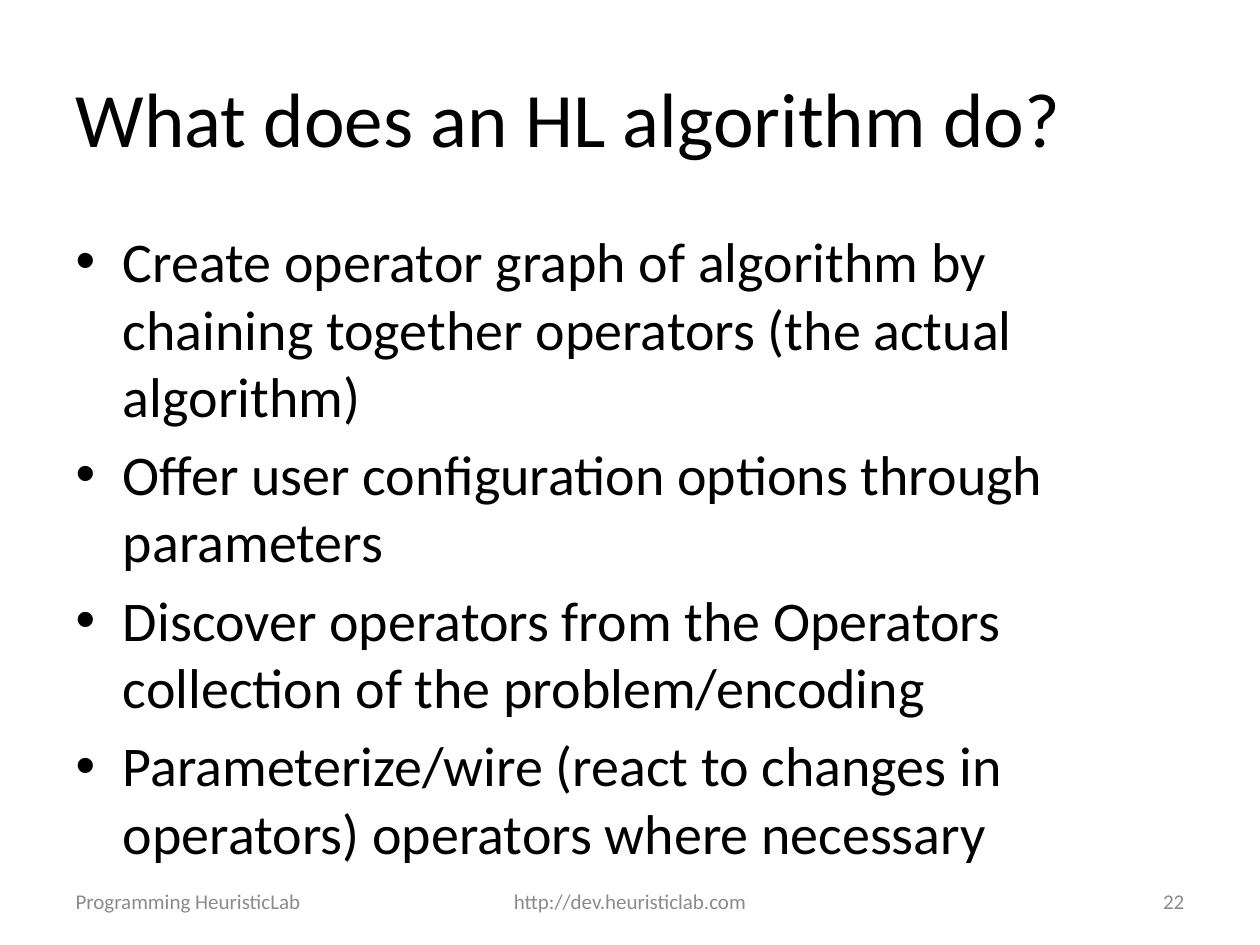
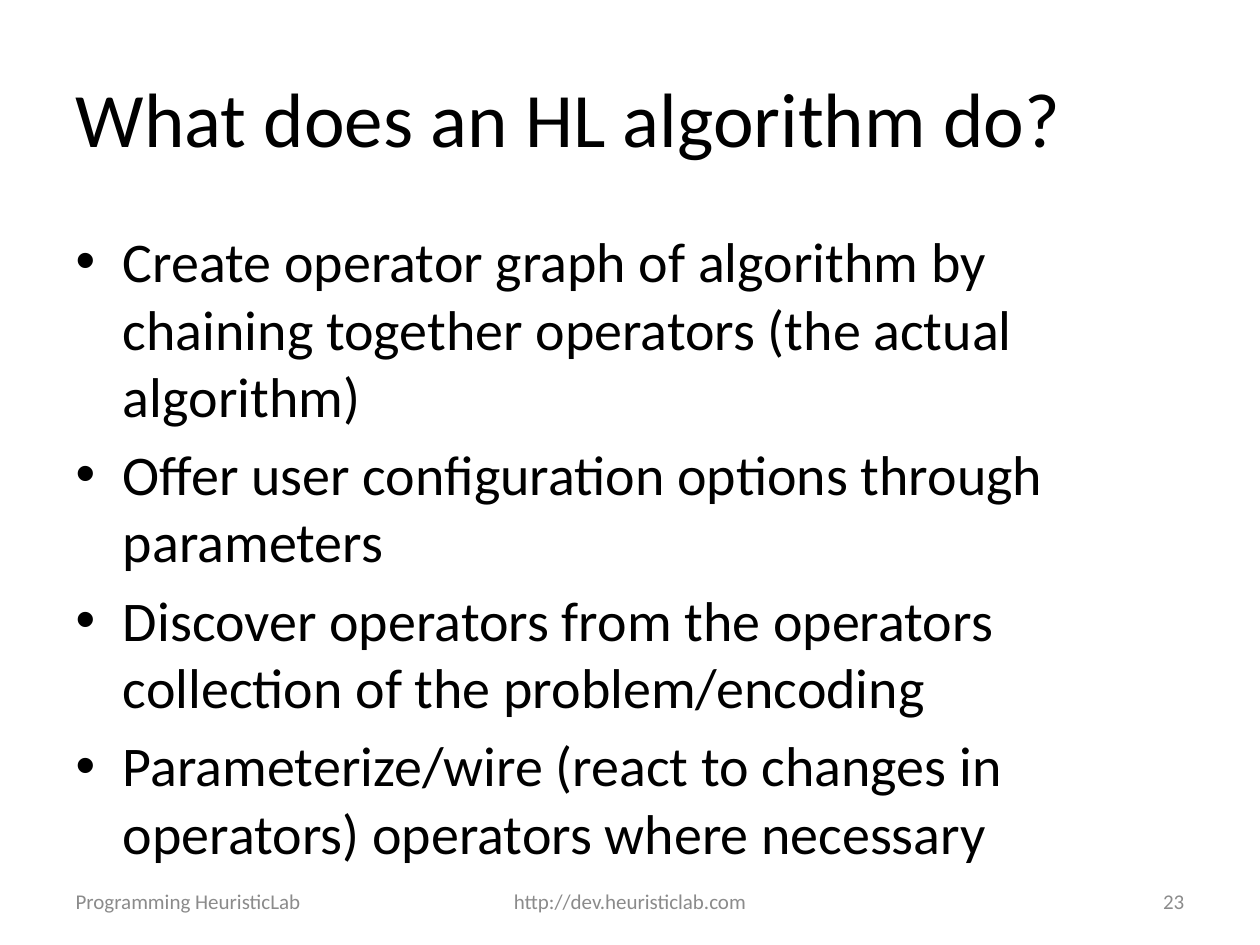
Before and after one commit to heal-research/HeuristicLab, a slide deck: slide 23 of documentation/Tutorials/Programming HeuristicLab - Algorithms and Problems.pptx (slide 22 before the commit). Drawn at 1260x945 pixels with LibreOffice and Linux fonts; fonts in the diff are those of the drawing; background and template pictures are left out. Boxes give left, top, right and bottom in pixels: in the first picture for what was removed or moved away, otherwise in the second. Text is boxed around its words. In the diff, an @@ line names an element or a change of style, - is before the commit and + after.

```diff
--- a/documentation/Tutorials/Programming HeuristicLab - Algorithms and Problems.pptx
+++ b/documentation/Tutorials/Programming HeuristicLab - Algorithms and Problems.pptx
@@ text at (x1=123, y1=602, x2=993, y2=718): text changed @@
-• Discover operators from the Operators collection of the problem/encoding
+• Discover operators from the operators collection of the problem/encoding
@@ page number at (x1=1163, y1=895, x2=1184, y2=909): text changed @@
-22
+23
```
Also in this commit, not shown: 24 other slides changed, 1 slide added, 3 other files.
